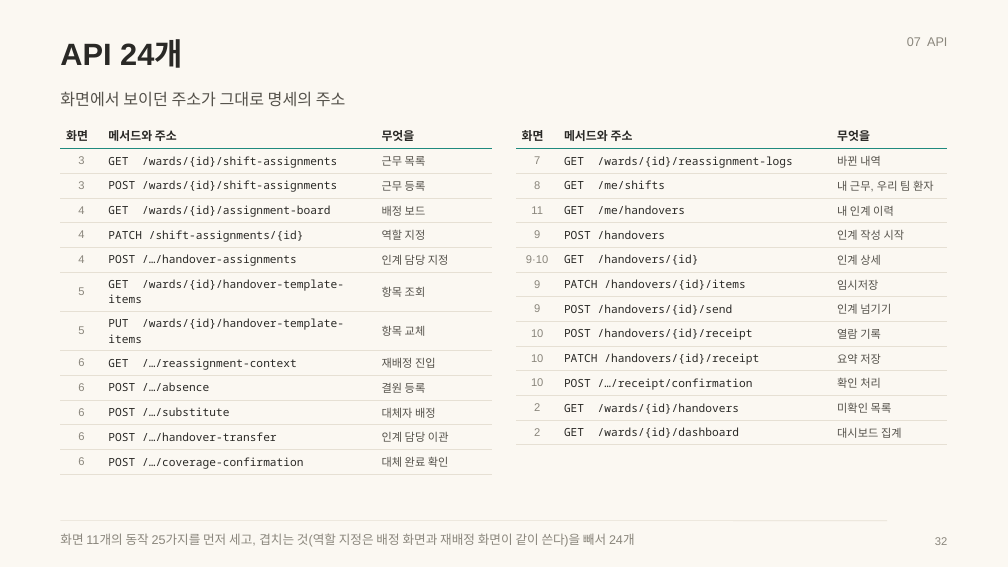
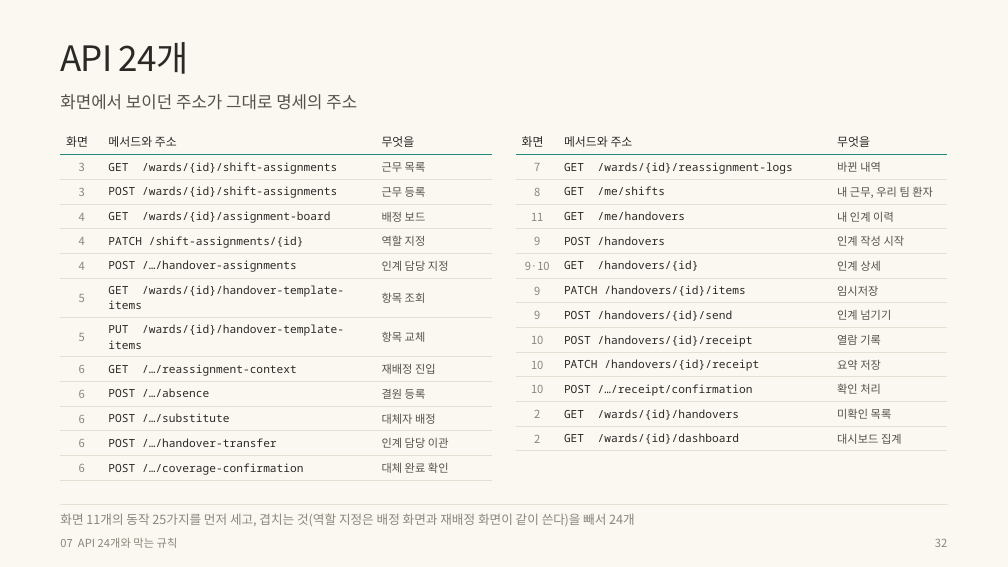
Before and after one commit to wodnjs2020136144/skala-webservice-mini, a slide deck: slide 32 of deliverables/10반_황재원_너와나의인계고리-개요.pptx. Drawn at 1008x567 pixels with LibreOffice and Linux fonts; fonts in the diff are those of the drawing. Boxes give left, top, right and bottom in pixels: in the first picture for what was removed or moved away, otherwise in the second. Text is boxed around its words. In the diff, an @@ line names an element or a change of style, - is before the commit and + after.

```diff
--- a/deliverables/10반_황재원_너와나의인계고리-개요.pptx
+++ b/deliverables/10반_황재원_너와나의인계고리-개요.pptx
@@ text "API 24개" at <box>60,42,189,74</box>: size 22 to 25 pt, font Arial to Noto Sans CJK KR, letter spacing 0 to -0.6 pt, bold off @@
@@ text removed at <box>907,37,947,46</box> @@
-07 API
@@ text "화면에서 보이던 주소가 그대로 명세의 ..." at <box>60,94,357,110</box>: size 11.5 to 12 pt, font Arial to Noto Sans CJK KR @@
@@ table: place and size @@
-table at <box>60,123,492,473</box>
+table at <box>60,129,492,479</box>
@@ table at <box>60,129,492,479</box> @@
@@ font Arial to Noto Sans CJK KR in "화면", "메서드와 주소", "무엇을", "3" and 23 more places @@
@@ bold off in "화면", "메서드와 주소", "무엇을" @@
@@ borders changed @@
@@ table at <box>516,129,948,448</box> @@
@@ font Arial to Noto Sans CJK KR in "화면", "메서드와 주소", "무엇을", "7" and 23 more places @@
@@ bold off in "화면", "메서드와 주소", "무엇을" @@
@@ borders changed @@
@@ table: place and size @@
-table at <box>516,123,948,442</box>
+table at <box>516,129,948,448</box>
@@ text "화면 11개의 동작 25가지를 먼저 ..." at <box>60,513,635,526</box>: font Arial to Noto Sans CJK KR @@
@@ text "화면 11개의 동작 25가지를 먼저 ...": place and size @@
-text "화면 11개의 동작 25가지를 먼저 ..." at <box>60,533,635,547</box>
+text "화면 11개의 동작 25가지를 먼저 ..." at <box>60,513,635,526</box>
@@ line moved from (60, 521) - (887, 521) to (60, 504) - (948, 504) @@
@@ text added at <box>60,538,178,548</box>, 8 pt, text #8A867C @@
+07 API 24개와 막는 규칙
@@ text "32" at <box>935,539,947,547</box>: font Arial to Noto Sans CJK KR @@
```
Also in this commit, not shown: 39 other slides changed, 13 other files.
